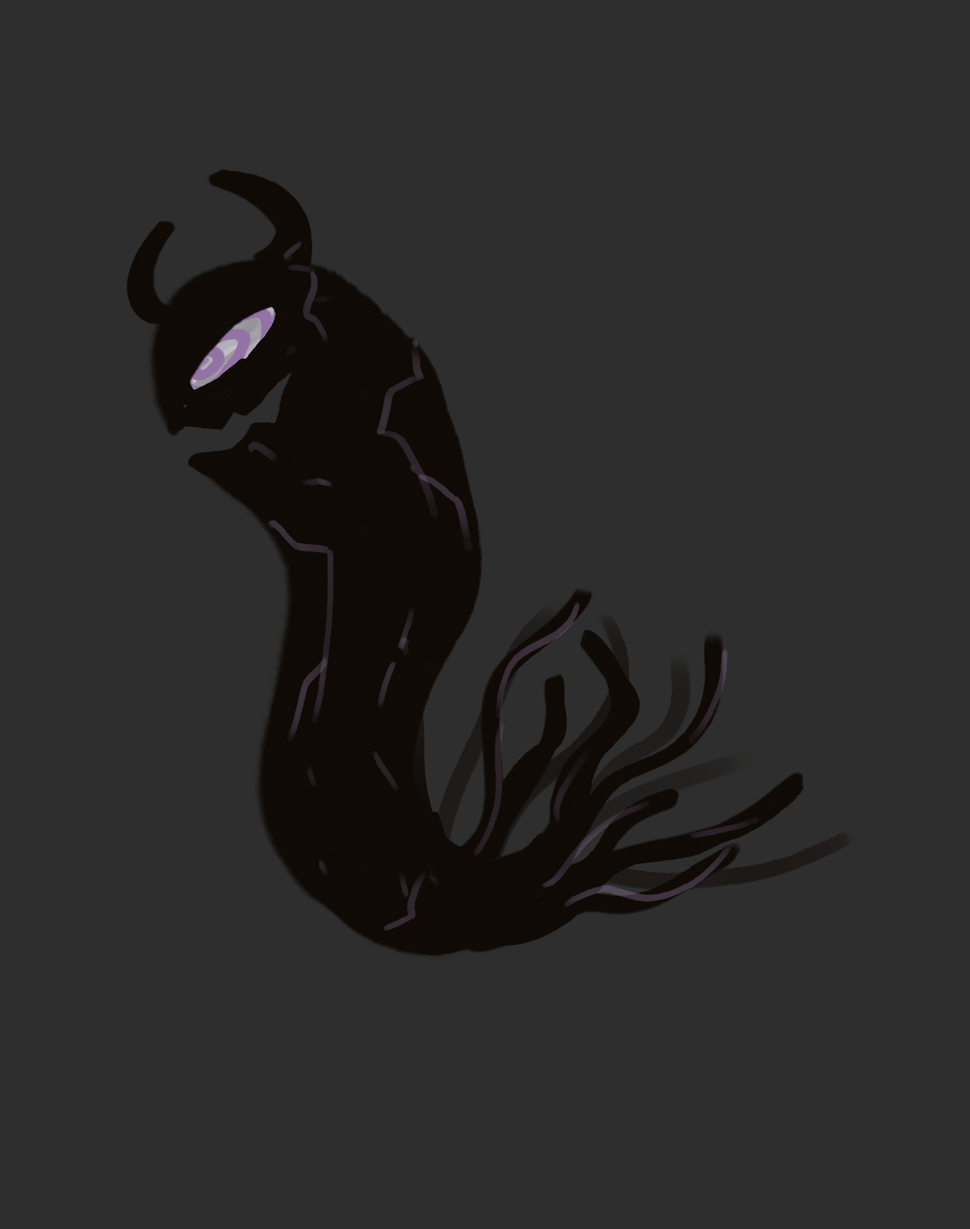
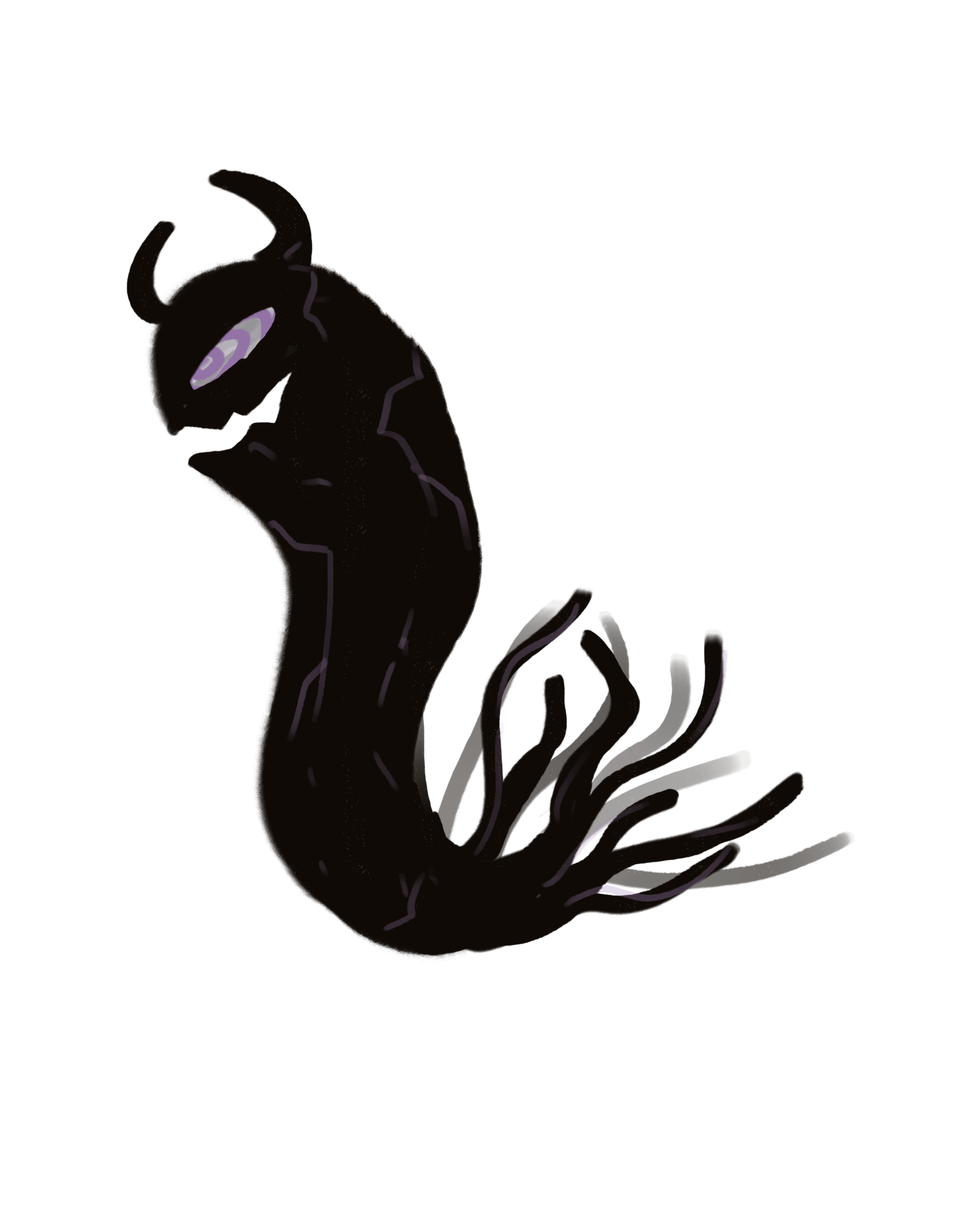
Layer changes from the first 970px x 1229px image to the second:
hid "Fond 1" over left=0, top=0, right=970, bottom=1229
